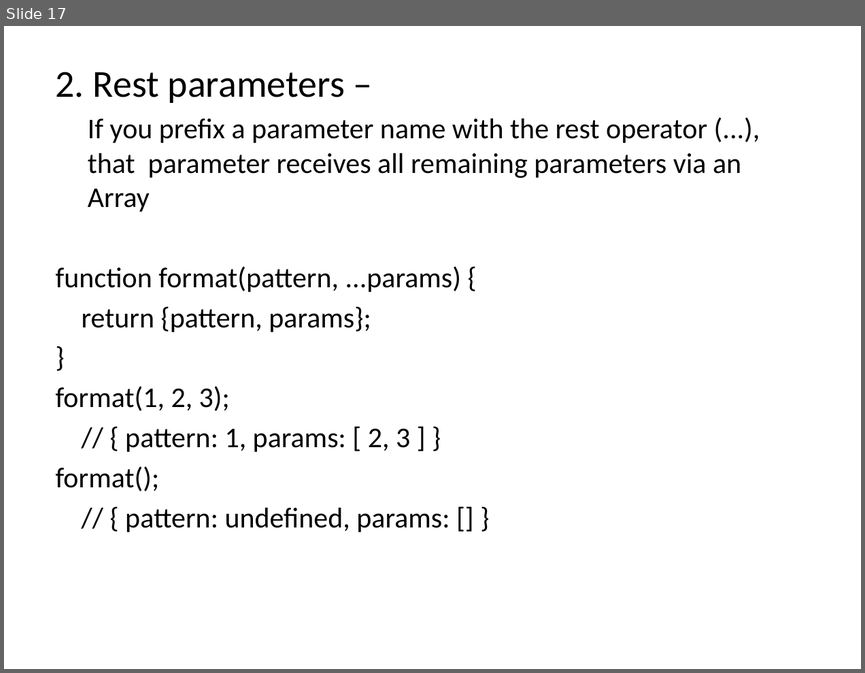
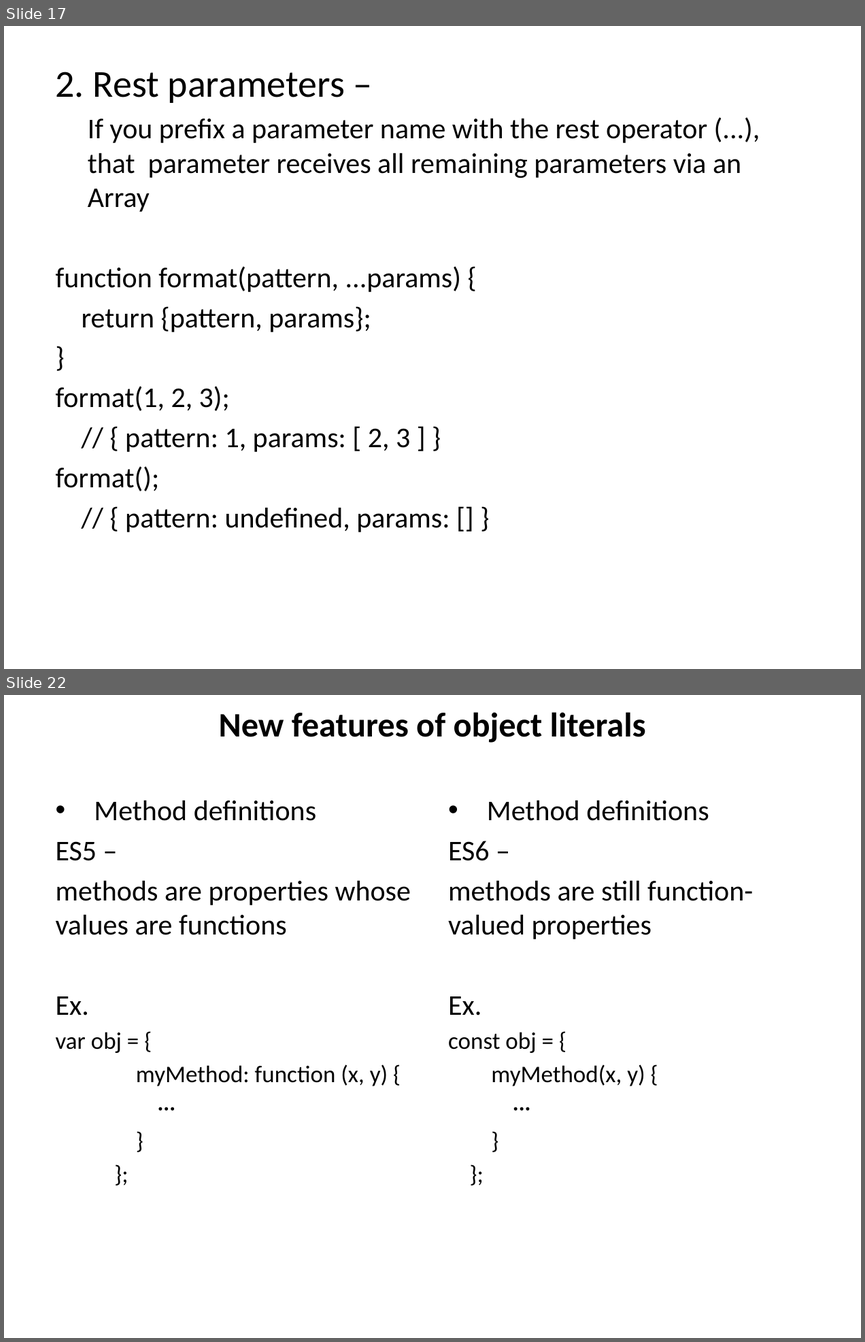
Before and after one commit to jaybidwai02/jsFrameworks, a slide deck: es6/ES6.pptx. Shown one above the other, each under a label of ours: slide 17 before the commit, slides 17 and 22 after it; the slides between them are not shown. The pictures are 865x673 and 865x1342 pixels, drawn with LibreOffice and Linux fonts; fonts in the diff are those of the drawing. Boxes give left, top, right and bottom in pixels: in the first picture for what was removed or moved away, otherwise in the second. Text is boxed around its words. In the diff, an @@ line names an element or a change of style, - is before the commit and + after.

```diff
--- a/es6/ES6.pptx
+++ b/es6/ES6.pptx
@@ slide 22 added at (x1=4, y1=695, x2=861, y2=1338), background #FFFFFF @@
@@ title added at (x1=219, y1=712, x2=646, y2=743), 28.8 pt, text #000000, bold @@
+New features of object literals
@@ text added at (x1=56, y1=800, x2=411, y2=1086), 24 pt, text #000000 @@
+• Method definitions
+ES5 –
+methods are properties whose values are functions
+Ex.
+var obj = {
+  myMethod: function (x, y) {
+  ···
+  }
+  };
@@ text added at (x1=448, y1=800, x2=753, y2=1086), 24 pt, text #000000 @@
+• Method definitions
+ES6 –
+methods are still function-valued properties
+Ex.
+const obj = {
+myMethod(x, y) {
+···
+}
+};
```
Also in this commit, not shown: 7 other slides added.
